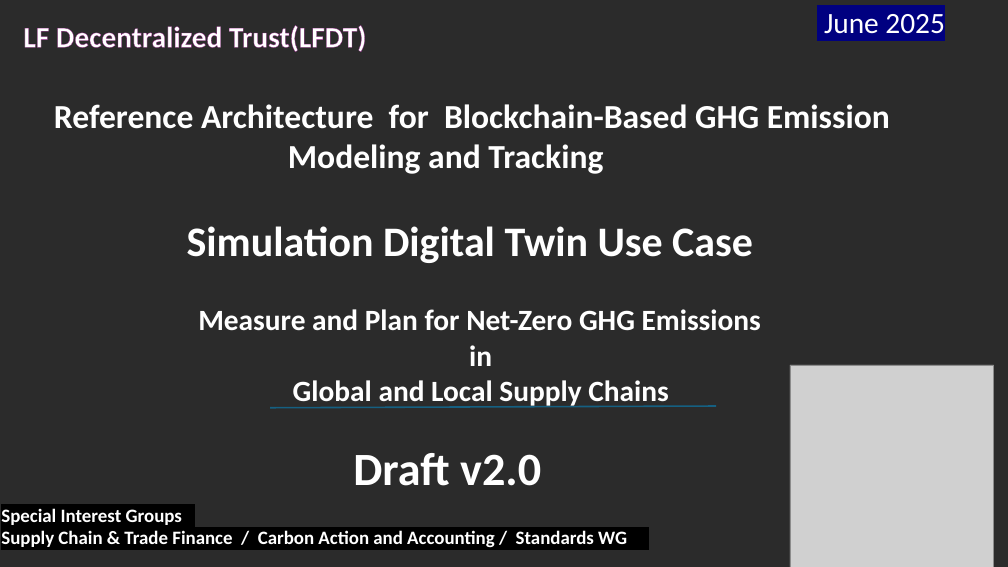
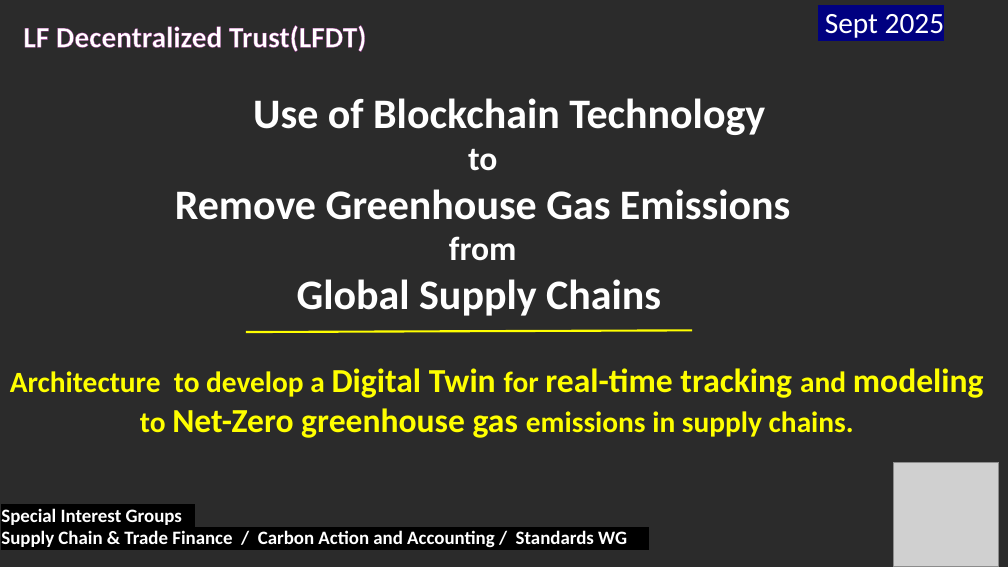
Before and after one commit to JSPApril/NZDT-Architecture, a slide deck: slide 1 of Net Zero Digital Twin-In Process - working copy.pptx. Drawn at 1008x567 pixels with LibreOffice and Linux fonts; fonts in the diff are those of the drawing; grey boxes stand for pictures; background and template pictures are left out; a plain dark background stands for a picture behind light text. Boxes give left, top, right and bottom in pixels: in the first picture for what was removed or moved away, otherwise in the second. Text is boxed around its words. In the diff, an @@ line names an element or a change of style, - is before the commit and + after.

```diff
--- a/Net Zero Digital Twin-In Process - working copy.pptx
+++ b/Net Zero Digital Twin-In Process - working copy.pptx
@@ text at (825,8,945,40): text changed @@
-June 2025
+Sept 2025
@@ text at (175,98,790,316): text changed; size 32 to 40 pt @@
-Reference Architecture for Blockchain-Based GHG Emission Modeling and Tracking
+Use of Blockchain Technology
+to
+Remove Greenhouse Gas Emissions
+from
+Global Supply Chains
@@ text removed at (187,226,753,263) @@
-Simulation Digital Twin Use Case
@@ line moved from (270, 408) - (716, 406) to (246, 332) - (692, 330) @@
@@ line (246, 332) - (692, 330): stroke #156082 1.5 pt to #FFFF00 2 pt @@
@@ text at (10,368,984,438): text changed; size 28 to 32 pt; text colour #FFFFFF to #FFFF00 @@
-Measure and Plan for Net-Zero GHG Emissions
-in
-Global and Local Supply Chains
+Architecture to develop a Digital Twin for real-time tracking and modeling to Net-Zero greenhouse gas emissions in supply chains.
@@ text removed at (353,453,541,486) @@
-Draft v2.0
@@ picture: place and size @@
-picture at (790,365,994,567)
+picture at (894,462,999,566)
```
Also in this commit, not shown: 9 other slides changed, 16 slides added, 1 other file.
